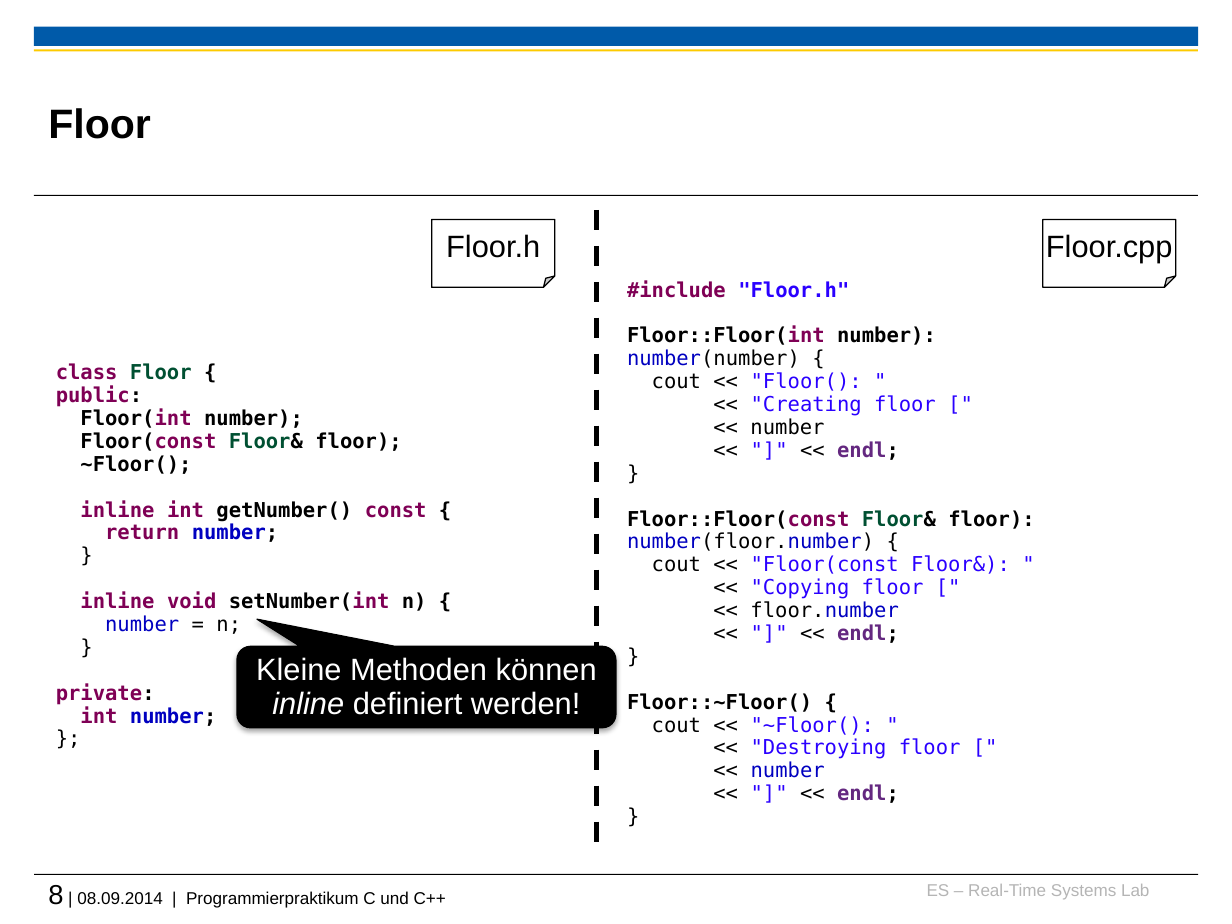
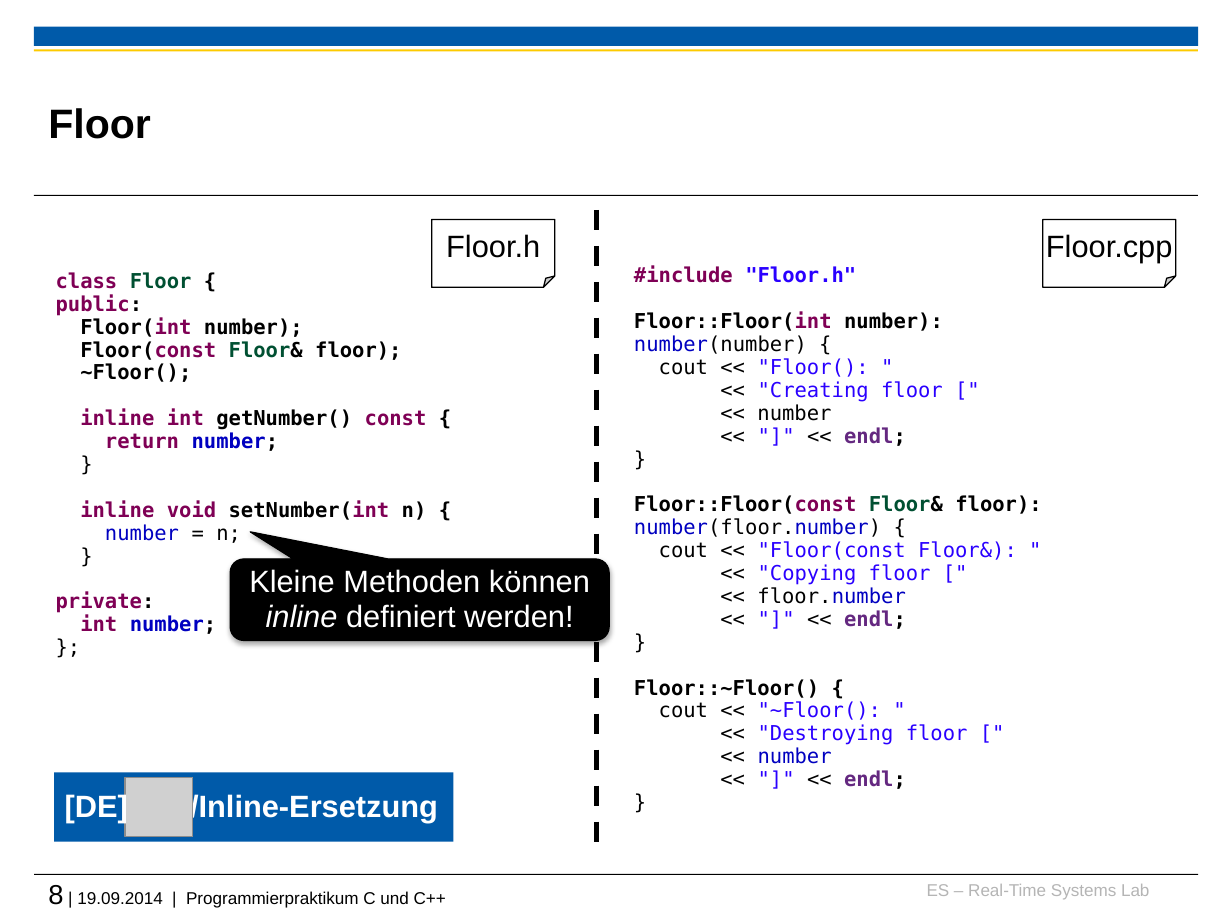
Before and after one commit to h82k/tud-cppp, a slide deck: slide 8 of Vorlesung/3 Vererbung-Polymorphie.pptx. Drawn at 1232x924 pixels with LibreOffice and Linux fonts; fonts in the diff are those of the drawing; grey boxes stand for pictures; background and template pictures are left out. Boxes give left, top, right and bottom in pixels: in the first picture for what was removed or moved away, otherwise in the second. Text is boxed around its words. In the diff, an @@ line names an element or a change of style, - is before the commit and + after.

```diff
--- a/Vorlesung/3 Vererbung-Polymorphie.pptx
+++ b/Vorlesung/3 Vererbung-Polymorphie.pptx
@@ text "class Floor {": place and size @@
-text "class Floor {" at (56,363,427,726)
+text "class Floor {" at (56,272,427,634)
@@ text "#include "Floor.h"": place and size @@
-text "#include "Floor.h"" at (627,280,1034,803)
+text "#include "Floor.h"" at (634,266,1041,789)
@@ rounded speech box "Kleine Methoden können inline definiert ...": place and size @@
-rounded speech box "Kleine Methoden können inline definiert ..." at (237,647,616,728)
+rounded speech box "Kleine Methoden können inline definiert ..." at (230,559,610,641)
@@ rectangle added at (54,772,453,841), fill #005AA9 @@
@@ picture added at (126,777,193,837) @@
@@ text added at (65,792,128,822), 18 pt, text #FFFFFF, bold @@
+[DE]
@@ text added at (190,792,438,822), 18 pt, text #FFFFFF, bold @@
+/Inline-Ersetzung
@@ text at (48,885,446,908): text changed @@
-8 | 08.09.2014 | Programmierpraktikum C und C++
+8 | 19.09.2014 | Programmierpraktikum C und C++
```
Also in this commit, not shown: 3 other slides changed, 1 slide added, 4 other files.
